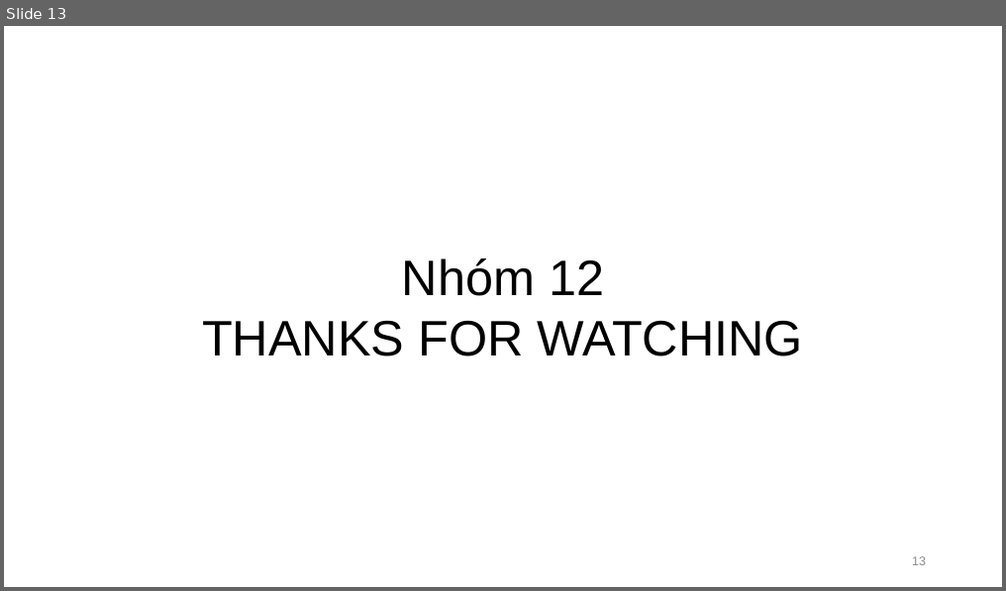
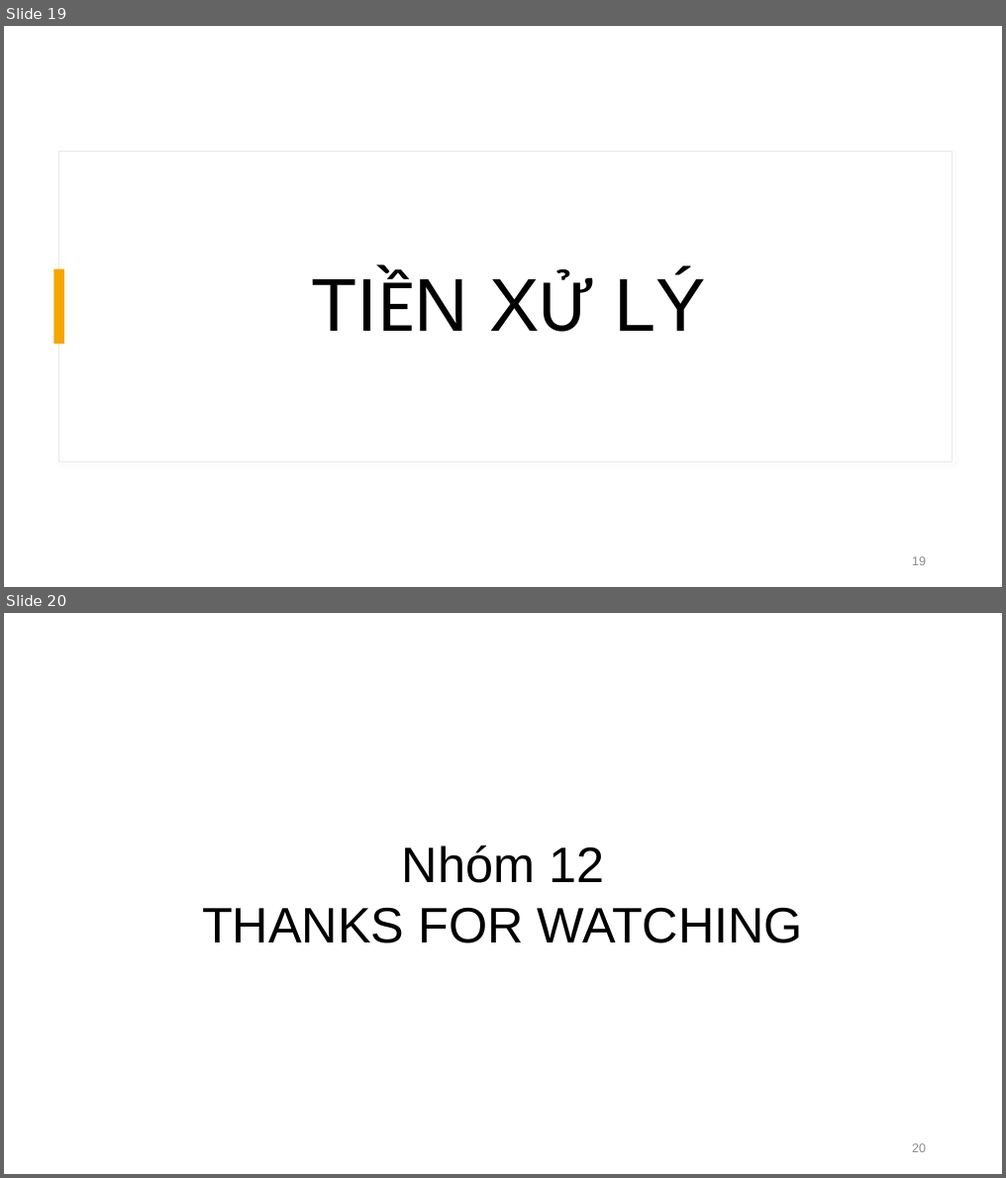
Before and after one commit to pdthuc/Project-Applied_Data_Science, a slide deck: Presentation/GIỚI THIỆU ĐỀ TÀI.pptx. Shown one above the other, each under a label of ours: slide 13 before the commit, slides 19 and 20 after it. The pictures are 1006x591 and 1006x1178 pixels, drawn with LibreOffice and Linux fonts; fonts in the diff are those of the drawing. Boxes give left, top, right and bottom in pixels: in the first picture for what was removed or moved away, otherwise in the second. Text is boxed around its words. In the diff, an @@ line names an element or a change of style, - is before the commit and + after.

```diff
--- a/Presentation/GIỚI THIỆU ĐỀ TÀI.pptx
+++ b/Presentation/GIỚI THIỆU ĐỀ TÀI.pptx
@@ slide 19 added at (4, 26, 1002, 587), background #FFFFFF @@
@@ rectangle added at (58, 152, 952, 463), fill #FFFFFF, outline #E9E9E9 1 pt @@
@@ rectangle added at (54, 270, 64, 344), fill #F5A700 @@
@@ title added at (312, 272, 705, 332), 72 pt, text #000000 @@
+TIỀN XỬ LÝ
@@ page number added at (912, 557, 926, 566), 12 pt, text #8C8C8C @@
+19
@@ what was slide 13 is now slide 20 @@
@@ page number at (912, 1144, 926, 1153): text changed @@
-13
+20
```
Also in this commit, not shown: 5 slides changed, 7 other slides added, 1 slide removed.
